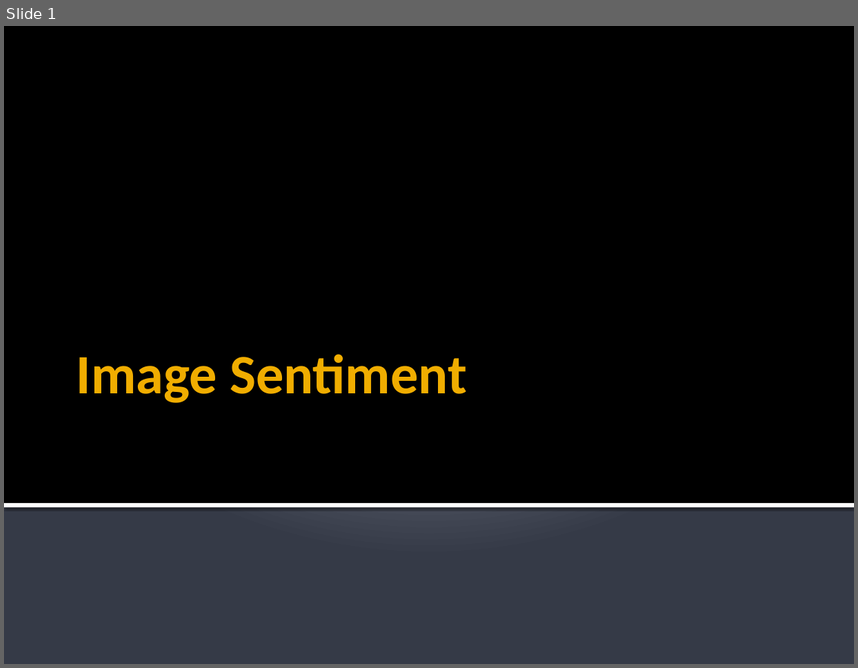
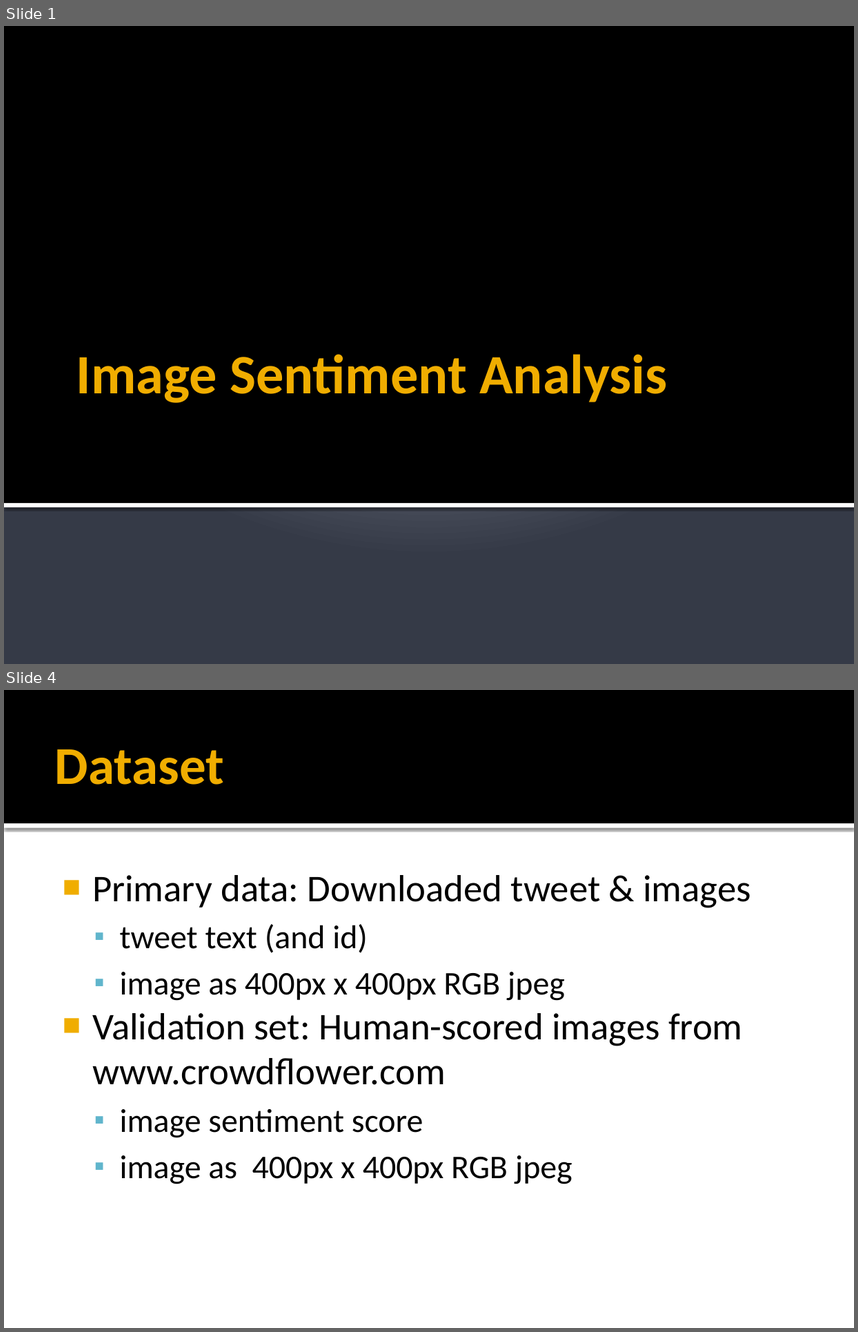
Before and after one commit to asterix135/CKME136, a slide deck: Submissions/C_Graham_Capstone.pptx. Shown one above the other, each under a label of ours: slide 1 before the commit, slides 1 and 4 after it; the slides between them are not shown. The pictures are 858x668 and 858x1332 pixels, drawn with LibreOffice and Linux fonts; fonts in the diff are those of the drawing. Boxes give left, top, right and bottom in pixels: in the first picture for what was removed or moved away, otherwise in the second. Text is boxed around its words. In the diff, an @@ line names an element or a change of style, - is before the commit and + after.

```diff
--- a/Submissions/C_Graham_Capstone.pptx
+++ b/Submissions/C_Graham_Capstone.pptx
@@ slide 4 added at (x1=4, y1=690, x2=854, y2=1328), background #FFFFFF @@
@@ rectangle added at (x1=4, y1=690, x2=854, y2=823), fill #000000 @@
@@ title added at (x1=55, y1=749, x2=224, y2=785), 45 pt, text #F0AD00, bold @@
+Dataset
@@ rectangle added at (x1=4, y1=823, x2=854, y2=828), fill #FFFFFF @@
@@ text added at (x1=92, y1=875, x2=751, y2=1184), 32 pt, text #000000 @@
+■ Primary data: Downloaded tweet & images
+  ▪ tweet text (and id)
+  ▪ image as 400px x 400px RGB jpeg
+■ Validation set: Human-scored images from www.crowdflower.com
+  ▪ image sentiment score
+  ▪ image as 400px x 400px RGB jpeg
@@ slide 1 changed as well @@
@@ title at (x1=76, y1=354, x2=667, y2=403): text changed @@
-Image Sentiment
+Image Sentiment Analysis
```
Also in this commit, not shown: 1 other slide changed, 5 other slides added, 2 other files.
